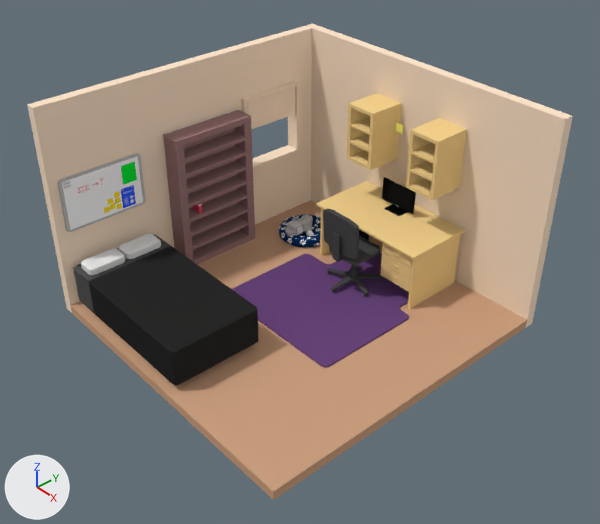
The Blender file Assets/room.blend, before and after one commit.
Both versions are drawn from a 50 mm lens placed at (46.5, -53.7, 41.2), pointed at (0.8, -13.4, 0.6). The lights are fixed; the arrows at lower left show +X, +Y and +Z.

In view in the first picture: 'Bed', 'Bookshelf', 'Chair', 'Desk', 'Monitor', 'Pillow 2', 'Room', 'Rug', 'Shelves', 'Whiteboard'.
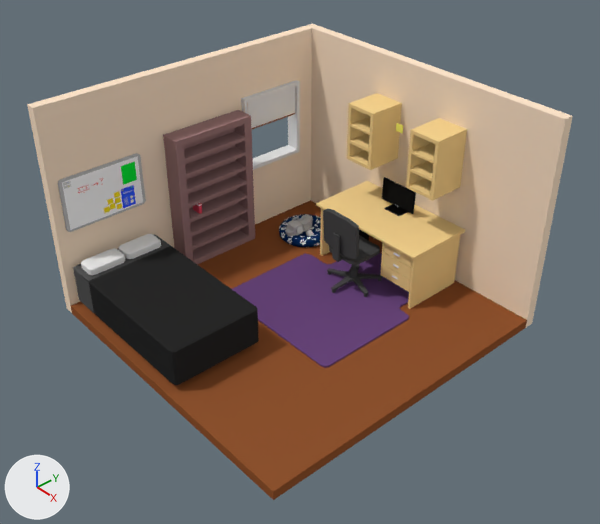
What differs and where, as boxes [x1, y1, x2, y2] in the pictures (600 x 524 px):
'Room', recoloured: [68, 79, 530, 500] in both

The change in detail:
Material 'roommaterial0.2' (mat_roommaterial0_2) changes colour from brown #cca181 to brown #8f532f; in linear values from (0.604, 0.355, 0.218) to (0.274, 0.0868, 0.0285).
